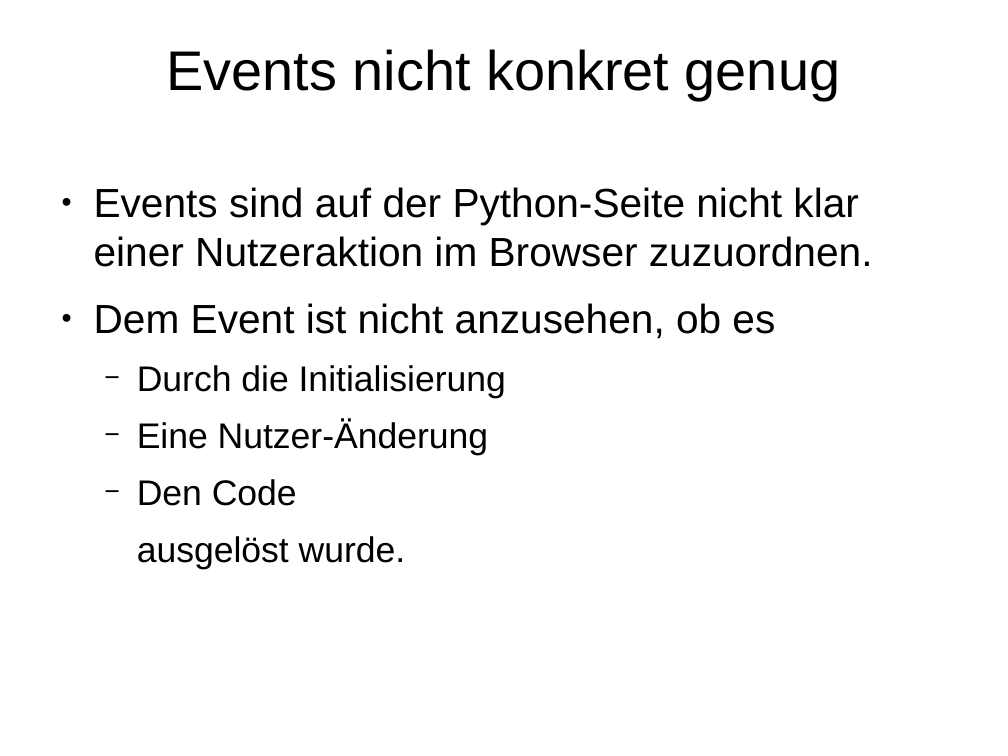
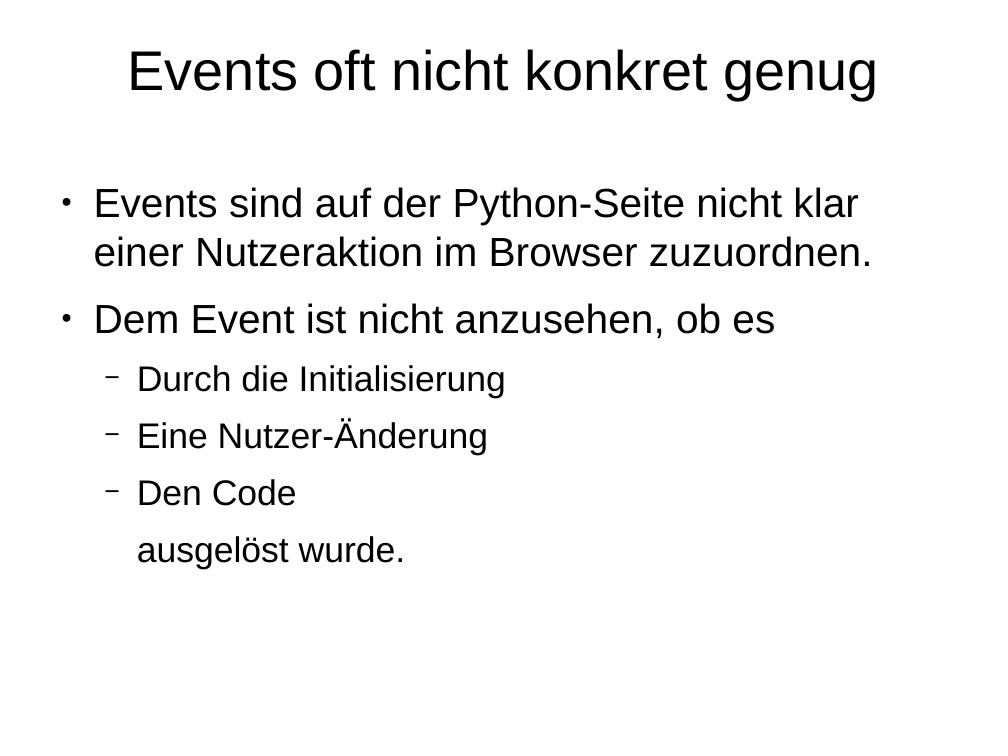
Before and after one commit to Inqbus/python_summit, a slide deck: slide 57 of vortrag/bokeh_sandra.odp. Drawn at 1008x756 pixels with LibreOffice and Linux fonts; fonts in the diff are those of the drawing. Boxes give left, top, right and bottom in pixels: in the first picture for what was removed or moved away, otherwise in the second. Text is boxed around its words. In the diff, an @@ line names an element or a change of style, - is before the commit and + after.

```diff
--- a/vortrag/bokeh_sandra.odp
+++ b/vortrag/bokeh_sandra.odp
@@ title at (128,49,878,100): text changed @@
-Events nicht konkret genug
+Events oft nicht konkret genug
```
Also in this commit, not shown: 10 other slides changed, 1 slide added, 1 slide removed.
